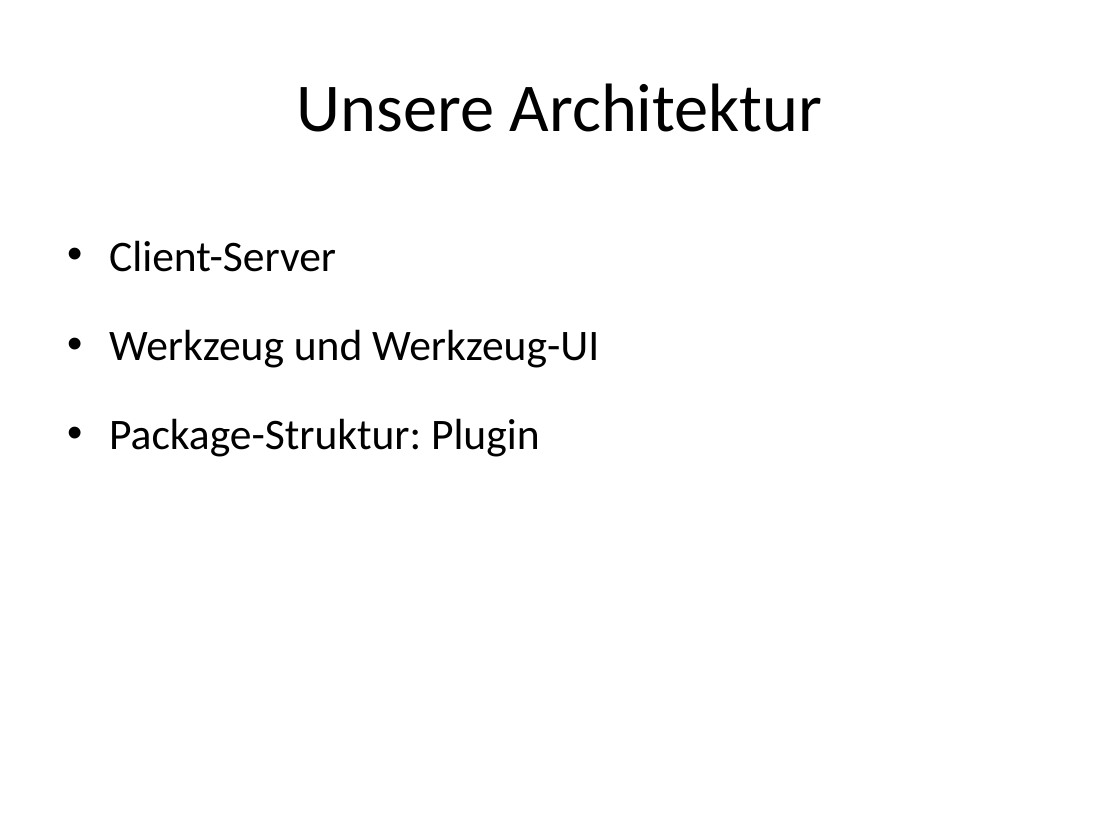
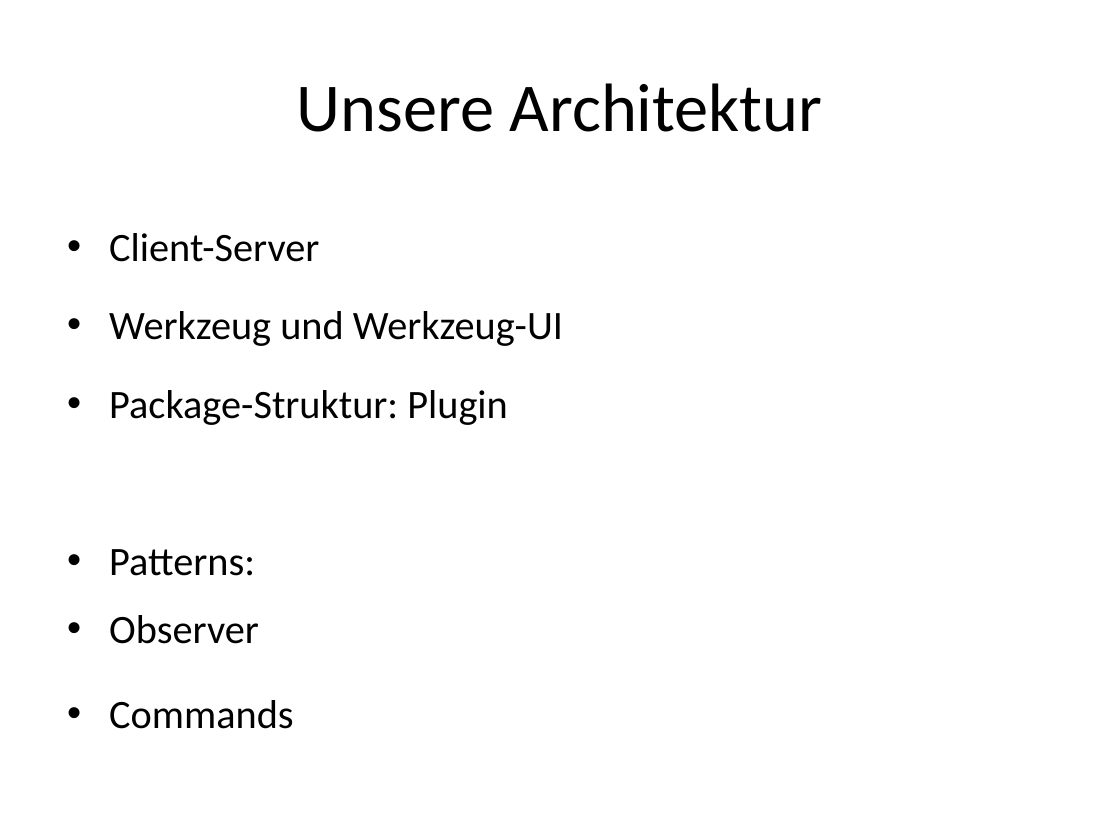
Before and after one commit to FlaShG/SEP12, a slide deck: slide 6 of vortraege/Präsentation_01.odp (slide 5 before the commit). Drawn at 1120x840 pixels with LibreOffice and Linux fonts; fonts in the diff are those of the drawing. Boxes give left, top, right and bottom in pixels: in the first picture for what was removed or moved away, otherwise in the second. Text is boxed around its words. In the diff, an @@ line names an element or a change of style, - is before the commit and + after.

```diff
--- a/vortraege/Präsentation_01.odp
+++ b/vortraege/Präsentation_01.odp
@@ text at <box>109,233,563,425</box>: size 28 to 25.9 pt in "Client-Server", "Werkzeug und Werkzeug-UI", "Package-Struktur: Plugin"; line spacing 1.5 to 1.4 @@
@@ text at <box>109,549,293,729</box>: paragraphs added @@
+• Patterns:
+  • Observer
+  • Commands
```
Also in this commit, not shown: 1 other slide changed, 9 slides added, 1 other file.
